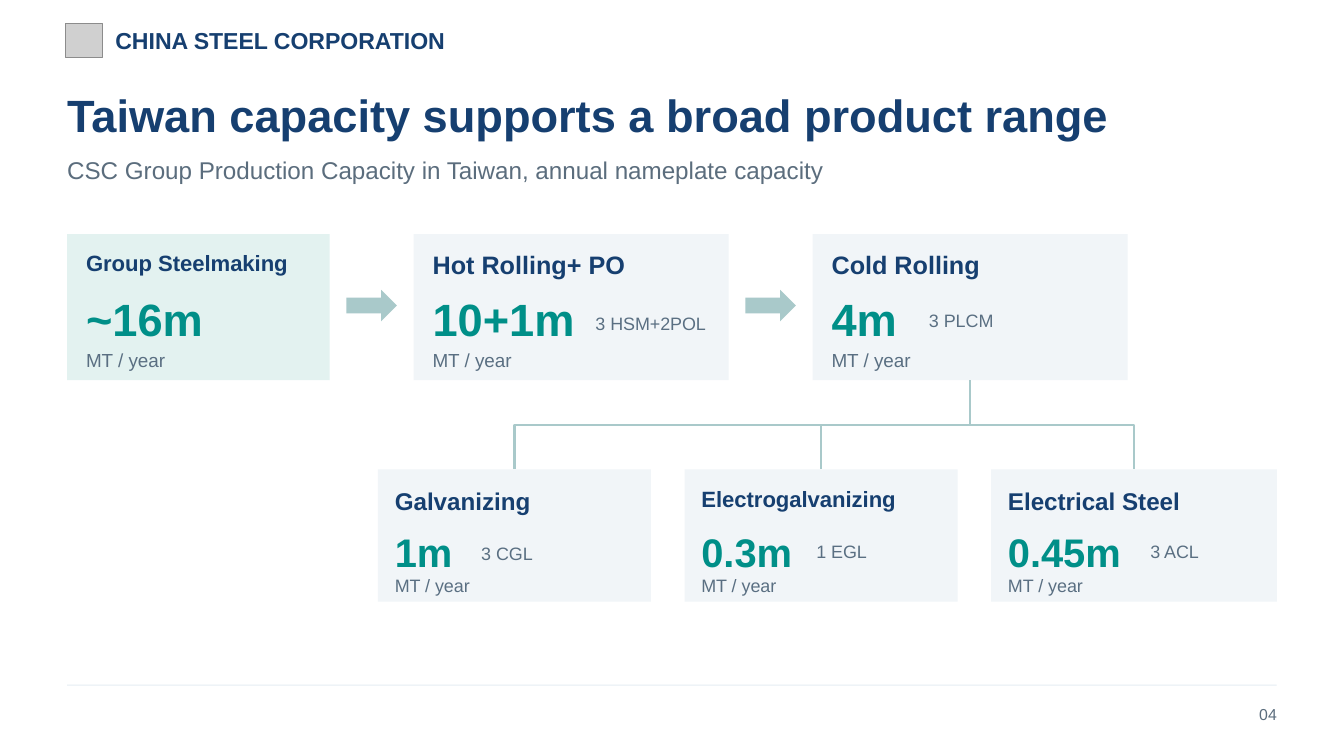
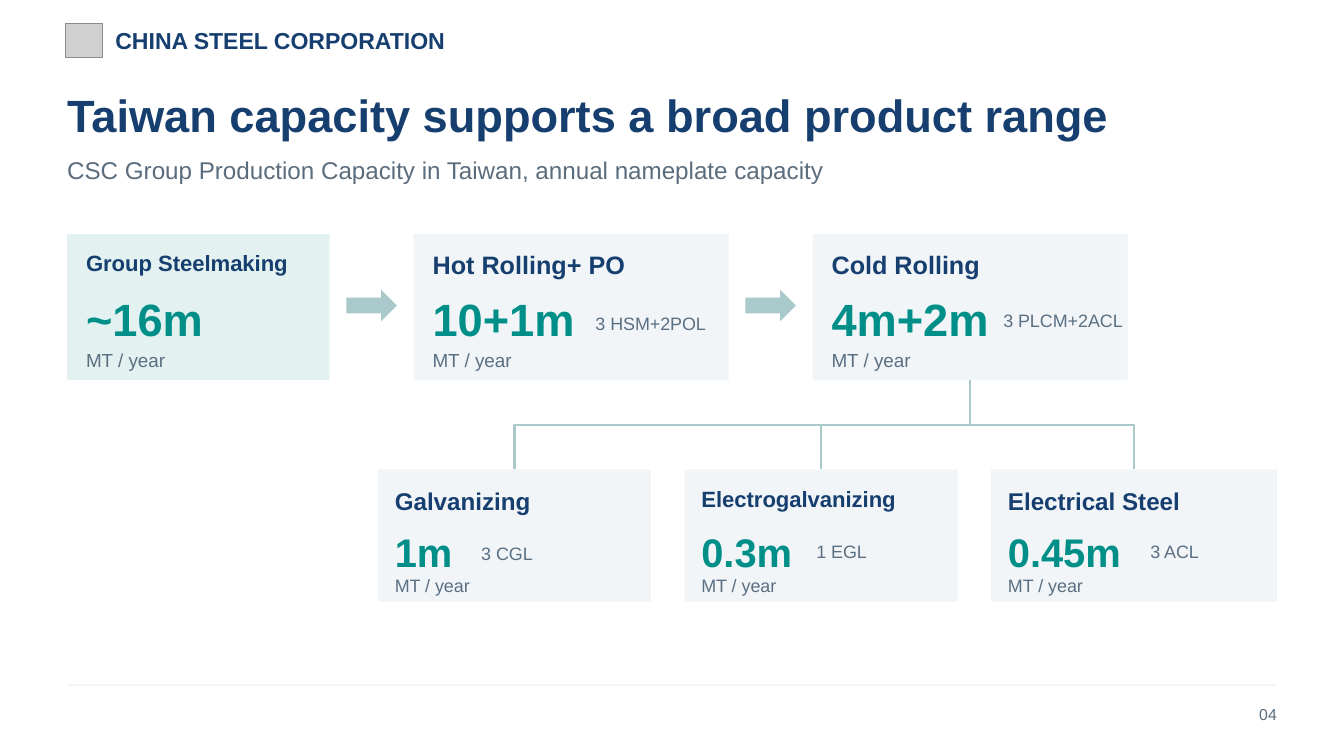
Before and after one commit to evawang0328/csc-germany-uk-trip-2026, a slide deck: slide 5 of CSC_Europe_Nov2026_20261109.pptx. Drawn at 1344x756 pixels with LibreOffice and Linux fonts; fonts in the diff are those of the drawing; grey boxes stand for pictures. Boxes give left, top, right and bottom in pixels: in the first picture for what was removed or moved away, otherwise in the second. Text is boxed around its words. In the diff, an @@ line names an element or a change of style, - is before the commit and + after.

```diff
--- a/CSC_Europe_Nov2026_20261109.pptx
+++ b/CSC_Europe_Nov2026_20261109.pptx
@@ text at bbox=[832, 304, 989, 336]: text changed @@
-4m
+4m+2m
@@ text at bbox=[1003, 314, 1123, 327]: text changed @@
-3 PLCM
+3 PLCM+2ACL
```
Also in this commit, not shown: 4 other slides changed, 2 slides added, 1 other file.
